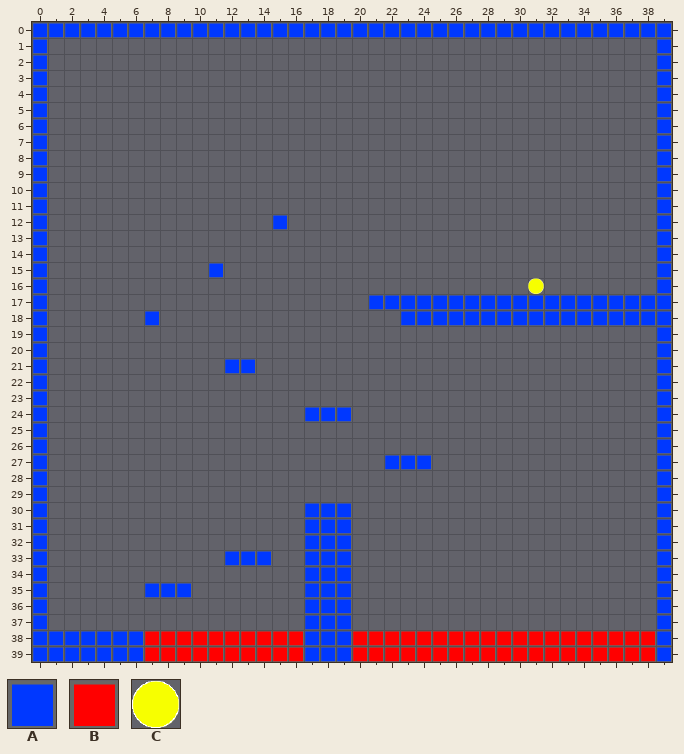
One commit to this Tiled map: assets/map/map_0.tmx. The first picture shows the starting point.
Cells are 64x64 px. Shown: x 0..39, y 0..39.
Key: from "colors": A 0, B 1, C 20.
_ is an empty cell.
Layer "background" before, first column x 0:
 0 AAAAAAAAAAAAAAAAAAAAAAAAAAAAAAAAAAAAAAAA
 1 A______________________________________A
 2 A______________________________________A
 3 A______________________________________A
 4 A______________________________________A
 5 A______________________________________A
 6 A______________________________________A
 7 A______________________________________A
 8 A______________________________________A
 9 A______________________________________A
10 A______________________________________A
11 A______________________________________A
12 A______________A_______________________A
13 A______________________________________A
14 A______________________________________A
15 A__________A___________________________A
16 A______________________________C_______A
17 A____________________AAAAAAAAAAAAAAAAAAA
18 A______A_______________AAAAAAAAAAAAAAAAA
19 A______________________________________A
20 A______________________________________A
21 A___________AA_________________________A
22 A______________________________________A
23 A______________________________________A
24 A________________AAA___________________A
25 A______________________________________A
26 A______________________________________A
27 A_____________________AAA______________A
28 A______________________________________A
29 A______________________________________A
30 A________________AAA___________________A
31 A________________AAA___________________A
32 A________________AAA___________________A
33 A___________AAA__AAA___________________A
34 A________________AAA___________________A
35 A______AAA_______AAA___________________A
36 A________________AAA___________________A
37 A________________AAA___________________A
38 AAAAAAABBBBBBBBBBAAABBBBBBBBBBBBBBBBBBBA
39 AAAAAAABBBBBBBBBBAAABBBBBBBBBBBBBBBBBBBA
After:
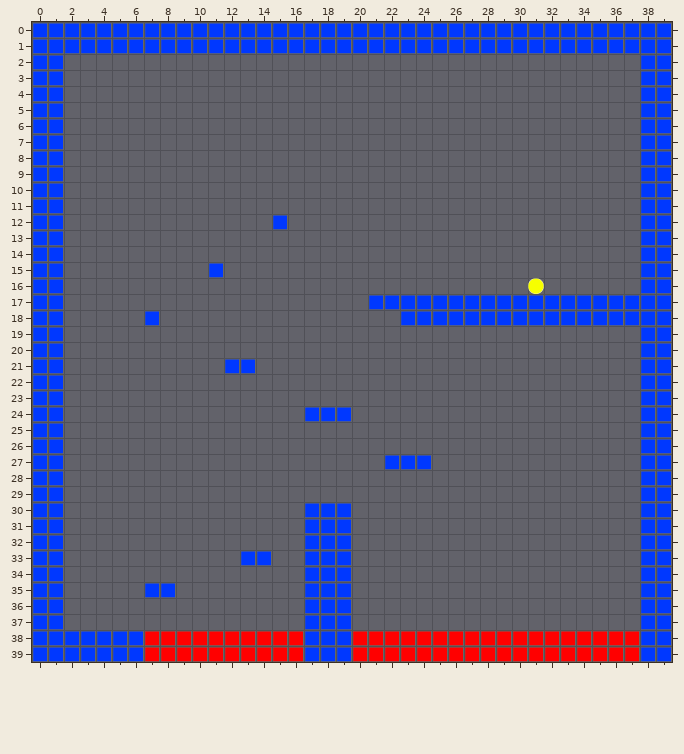
Change:
Changed rows in their new state; . is an unchanged cell.
Layer "background":
first column x 1:
 1 AAAAAAAAAAAAAAAAAAAAAAAAAAAAAAAAAAAAAA
 2 A....................................A
 3 A....................................A
 4 A....................................A
 5 A....................................A
 6 A....................................A
 7 A....................................A
 8 A....................................A
 9 A....................................A
10 A....................................A
11 A....................................A
12 A....................................A
13 A....................................A
14 A....................................A
15 A....................................A
16 A....................................A
17 A.....................................
18 A.....................................
19 A....................................A
20 A....................................A
21 A....................................A
22 A....................................A
23 A....................................A
24 A....................................A
25 A....................................A
26 A....................................A
27 A....................................A
28 A....................................A
29 A....................................A
30 A....................................A
31 A....................................A
32 A....................................A
33 A.........._.........................A
34 A....................................A
35 A......._............................A
36 A....................................A
37 A....................................A
38 .....................................A
39 .....................................A
